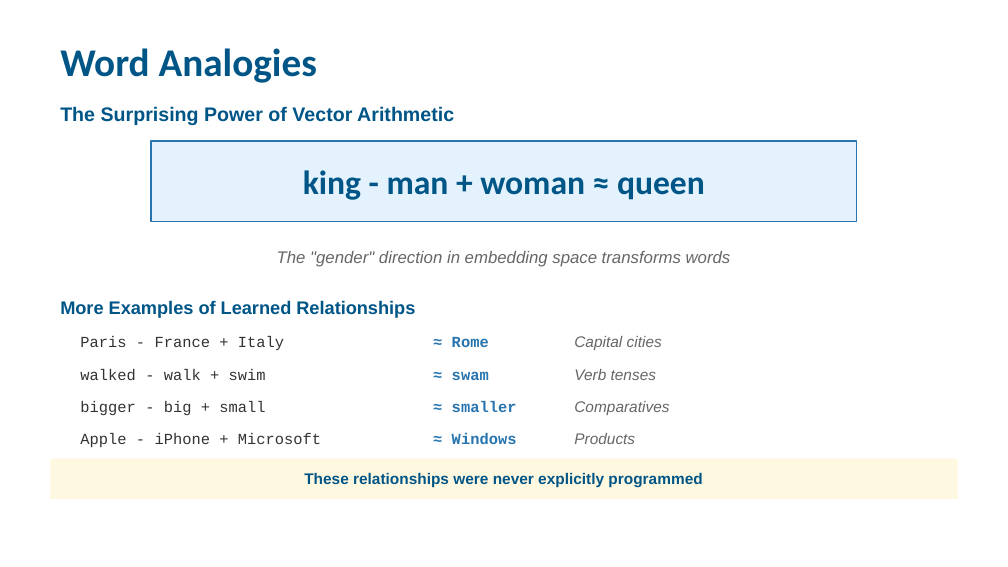
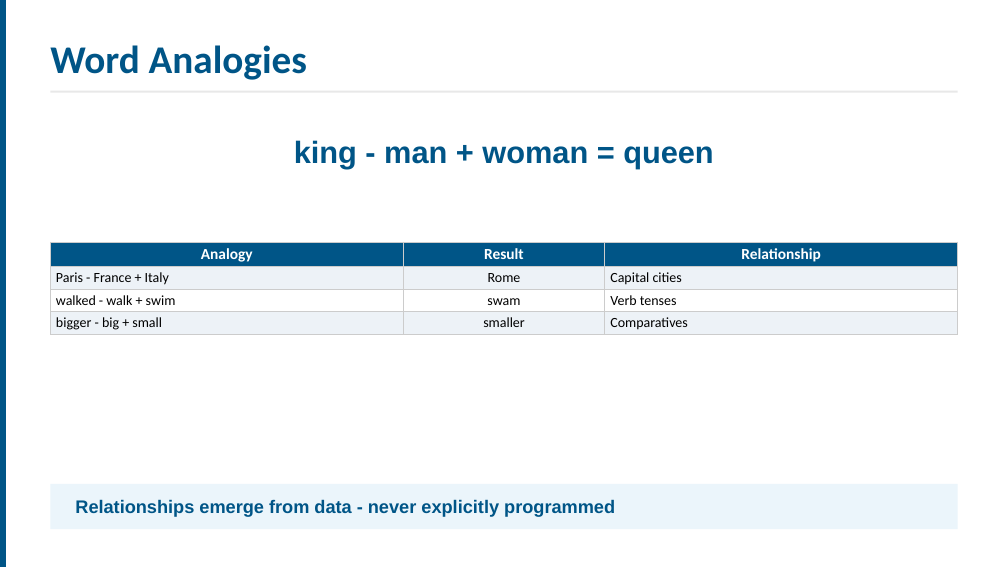
Before and after one commit to ucla-anderson-SSAI/SSAI, a slide deck: slide 8 of Slides/Week7.pptx (slide 9 before the commit). Drawn at 1008x567 pixels with LibreOffice and Linux fonts; fonts in the diff are those of the drawing. Boxes give left, top, right and bottom in pixels: in the first picture for what was removed or moved away, otherwise in the second. Text is boxed around its words. In the diff, an @@ line names an element or a change of style, - is before the commit and + after.

```diff
--- a/Slides/Week7.pptx
+++ b/Slides/Week7.pptx
@@ rectangle added at (x1=0, y1=0, x2=6, y2=566), fill #005587 @@
@@ text "Word Analogies" moved from (x1=60, y1=48, x2=317, y2=83) to (x1=50, y1=45, x2=307, y2=80) @@
@@ rectangle resized from (x1=151, y1=141, x2=857, y2=222) to (x1=50, y1=91, x2=958, y2=93) @@
@@ rectangle at (x1=50, y1=91, x2=958, y2=93): fill #E3F2FD to #E8E8E8; outline #2774AE 1 pt to none @@
@@ text removed at (x1=60, y1=106, x2=454, y2=125) @@
-The Surprising Power of Vector Arithmetic
@@ text at (x1=294, y1=140, x2=713, y2=169): text changed; size 24 to 22 pt; font Calibri to Arial @@
-king - man + woman ≈ queen
+king - man + woman = queen
@@ table added at (x1=50, y1=242, x2=958, y2=343), 4 rows, 3 columns @@
+Analogy | Result | Relationship
+Paris - France + Italy | Rome | Capital cities
+walked - walk + swim | swam | Verb tenses
+bigger - big + small | smaller | Comparatives
@@ text removed at (x1=277, y1=251, x2=731, y2=267) @@
-The "gender" direction in embedding space transforms words
@@ text removed at (x1=60, y1=300, x2=415, y2=318) @@
-More Examples of Learned Relationships
@@ text removed at (x1=80, y1=336, x2=284, y2=350) @@
-Paris - France + Italy
@@ text removed at (x1=452, y1=337, x2=489, y2=347) @@
-≈ Rome
@@ text removed at (x1=574, y1=336, x2=662, y2=350) @@
-Capital cities
@@ text removed at (x1=80, y1=369, x2=266, y2=380) @@
-walked - walk + swim
@@ text removed at (x1=452, y1=371, x2=489, y2=380) @@
-≈ swam
@@ text removed at (x1=574, y1=369, x2=656, y2=380) @@
-Verb tenses
@@ text removed at (x1=80, y1=401, x2=265, y2=415) @@
-bigger - big + small
@@ text removed at (x1=452, y1=401, x2=517, y2=412) @@
-≈ smaller
@@ text removed at (x1=574, y1=401, x2=669, y2=415) @@
-Comparatives
@@ text removed at (x1=80, y1=433, x2=321, y2=447) @@
-Apple - iPhone + Microsoft
@@ text removed at (x1=452, y1=433, x2=517, y2=444) @@
-≈ Windows
@@ text removed at (x1=574, y1=433, x2=635, y2=444) @@
-Products
@@ rectangle resized from (x1=50, y1=459, x2=958, y2=499) to (x1=50, y1=484, x2=958, y2=529) @@
@@ rectangle at (x1=50, y1=484, x2=958, y2=529): fill #FFF8E1 to #EBF5FB @@
@@ text at (x1=75, y1=499, x2=615, y2=517): text changed; size 11 to 13 pt @@
-These relationships were never explicitly programmed
+Relationships emerge from data - never explicitly programmed
```
Also in this commit, not shown: 6 other slides changed, 17 slides added, 20 slides removed, 27 other files.
